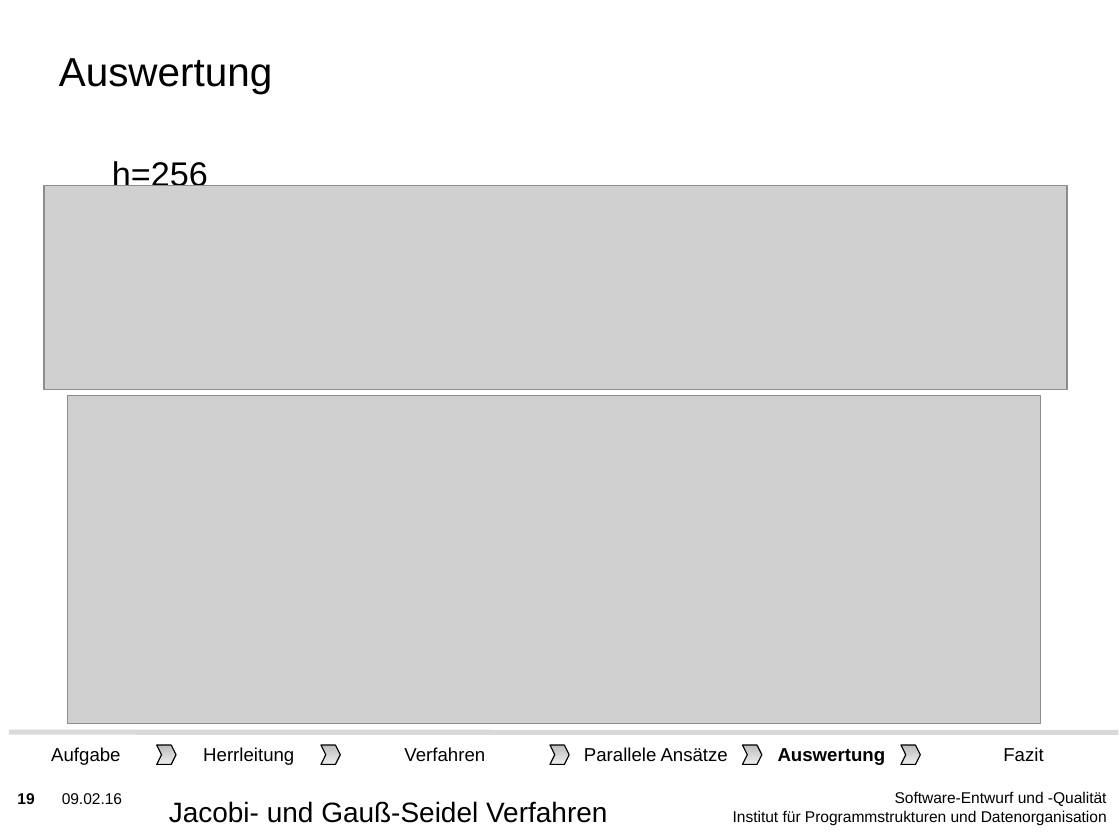
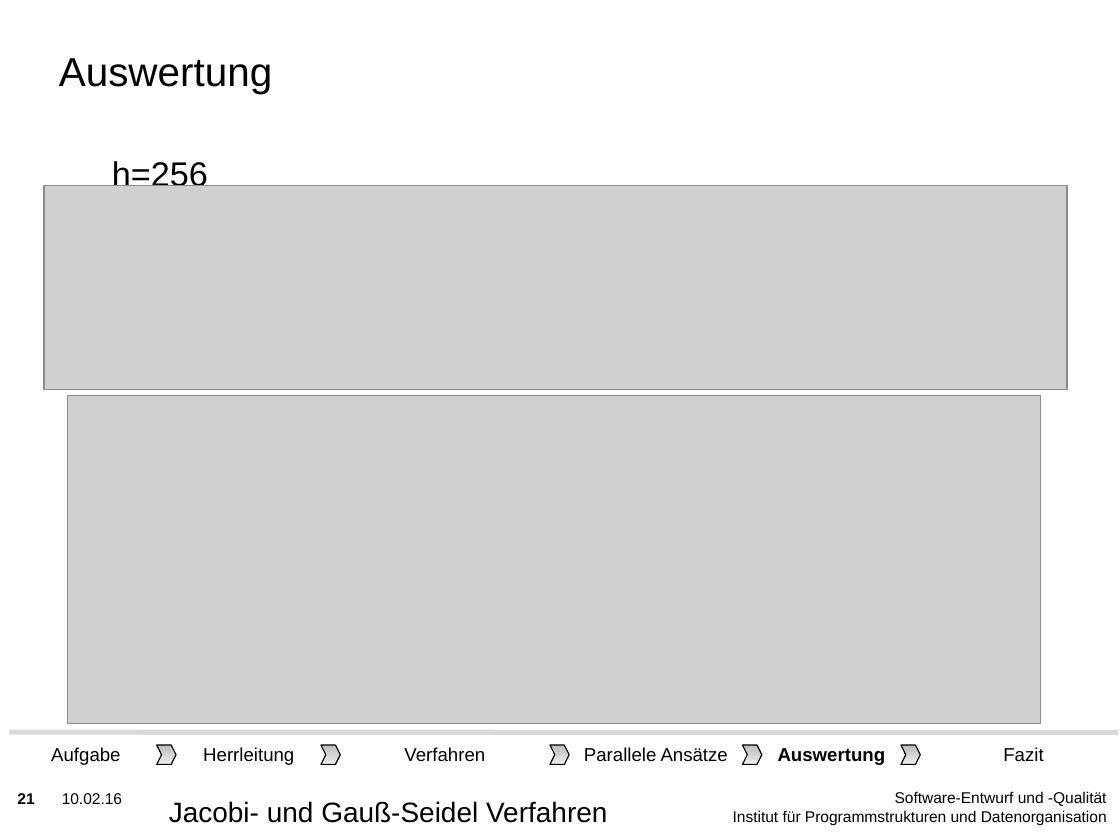
Before and after one commit to lutteropp/parallelDG, a slide deck: slide 21 of präsident/KIT-Masterslides-DE-SDQ.odp (slide 19 before the commit). Drawn at 1120x840 pixels with LibreOffice and Linux fonts; fonts in the diff are those of the drawing; grey boxes stand for pictures; background and template pictures are left out. Boxes give left, top, right and bottom in pixels: in the first picture for what was removed or moved away, otherwise in the second. Text is boxed around its words. In the diff, an @@ line names an element or a change of style, - is before the commit and + after.

```diff
--- a/präsident/KIT-Masterslides-DE-SDQ.odp
+++ b/präsident/KIT-Masterslides-DE-SDQ.odp
@@ page number at bbox=[17, 793, 34, 804]: text changed @@
-19
+21
@@ text at bbox=[62, 793, 122, 804]: text changed @@
-09.02.16
+10.02.16
```
Also in this commit, not shown: 19 other slides changed, 2 slides added, 1 other file.
